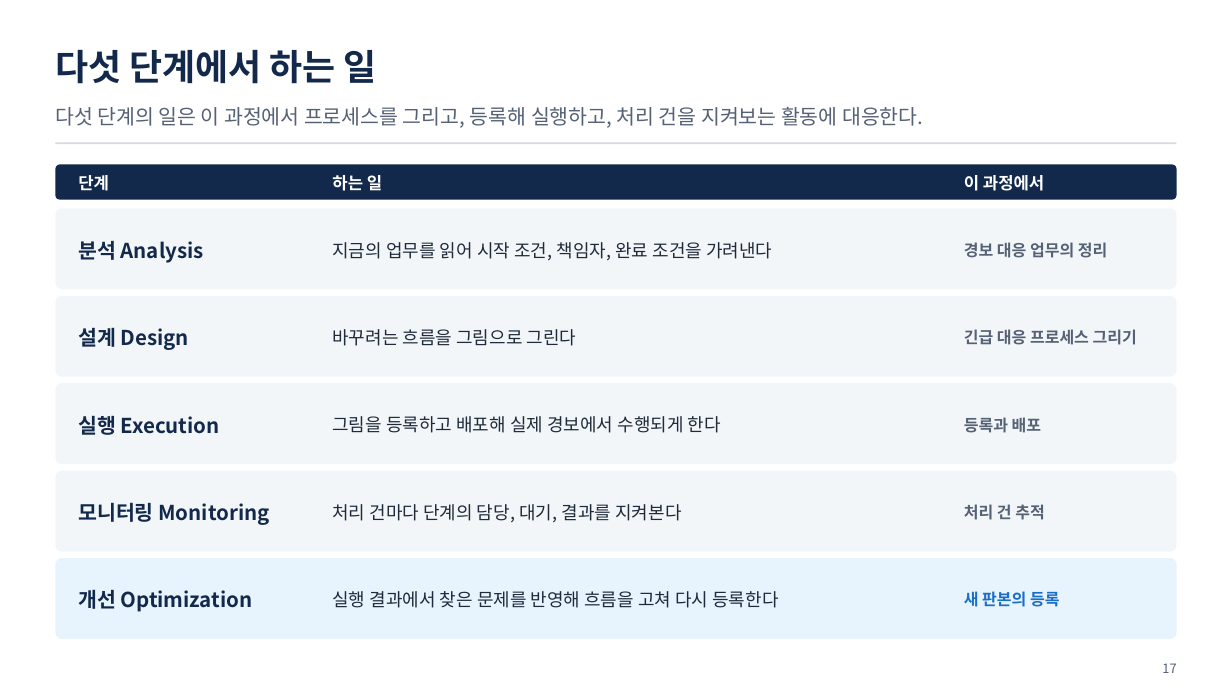
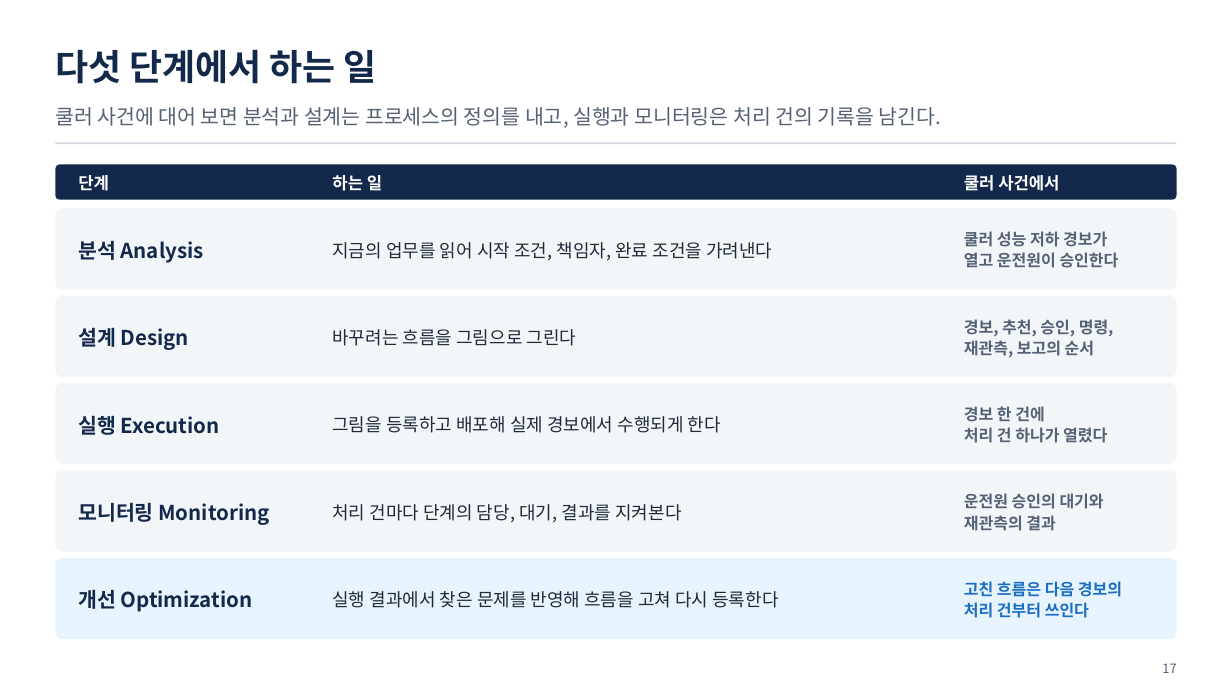
Before and after one commit to uengine-oss/hyd-iot-edu, a slide deck: slide 17 of docs/교재/실전반/06일차/실전반_06일차.pptx. Drawn at 1232x693 pixels with LibreOffice and Linux fonts; fonts in the diff are those of the drawing. Boxes give left, top, right and bottom in pixels: in the first picture for what was removed or moved away, otherwise in the second. Text is boxed around its words. In the diff, an @@ line names an element or a change of style, - is before the commit and + after.

```diff
--- a/docs/교재/실전반/06일차/실전반_06일차.pptx
+++ b/docs/교재/실전반/06일차/실전반_06일차.pptx
@@ text at (x1=55, y1=107, x2=941, y2=128): text changed @@
-다섯 단계의 일은 이 과정에서 프로세스를 그리고, 등록해 실행하고, 처리 건을 지켜보는 활동에 대응한다.
+쿨러 사건에 대어 보면 분석과 설계는 프로세스의 정의를 내고, 실행과 모니터링은 처리 건의 기록을 남긴다.
@@ text at (x1=964, y1=175, x2=1059, y2=191): text changed @@
-이 과정에서
+쿨러 사건에서
@@ text at (x1=964, y1=231, x2=1119, y2=268): text changed @@
-경보 대응 업무의 정리
+쿨러 성능 저하 경보가
+열고 운전원이 승인한다
@@ text at (x1=964, y1=319, x2=1114, y2=357): text changed @@
-긴급 대응 프로세스 그리기
+경보, 추천, 승인, 명령,
+재관측, 보고의 순서
@@ text at (x1=964, y1=406, x2=1107, y2=443): text changed @@
-등록과 배포
+경보 한 건에
+처리 건 하나가 열렸다
@@ text at (x1=964, y1=493, x2=1104, y2=531): text changed @@
-처리 건 추적
+운전원 승인의 대기와
+재관측의 결과
@@ text at (x1=964, y1=581, x2=1122, y2=618): text changed @@
-새 판본의 등록
+고친 흐름은 다음 경보의
+처리 건부터 쓰인다
```
Also in this commit, not shown: 2 other slides changed, 25 other files.
